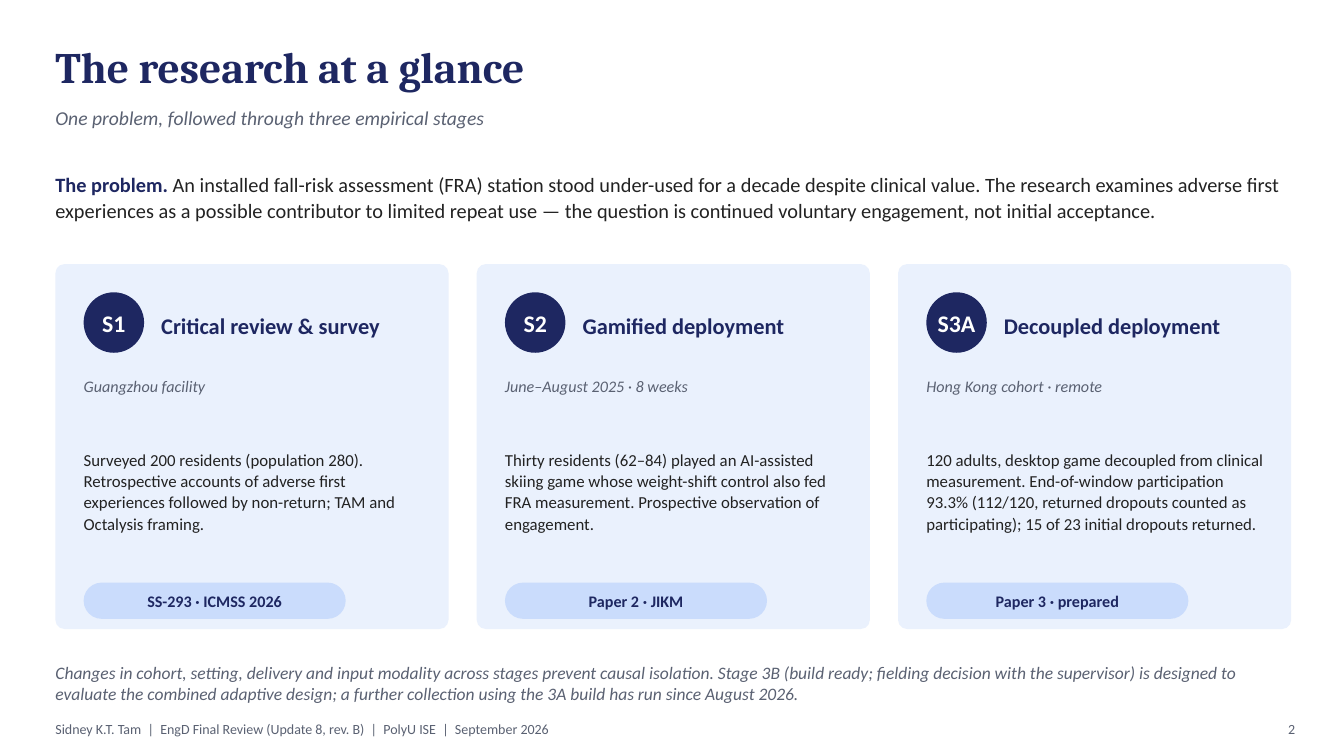
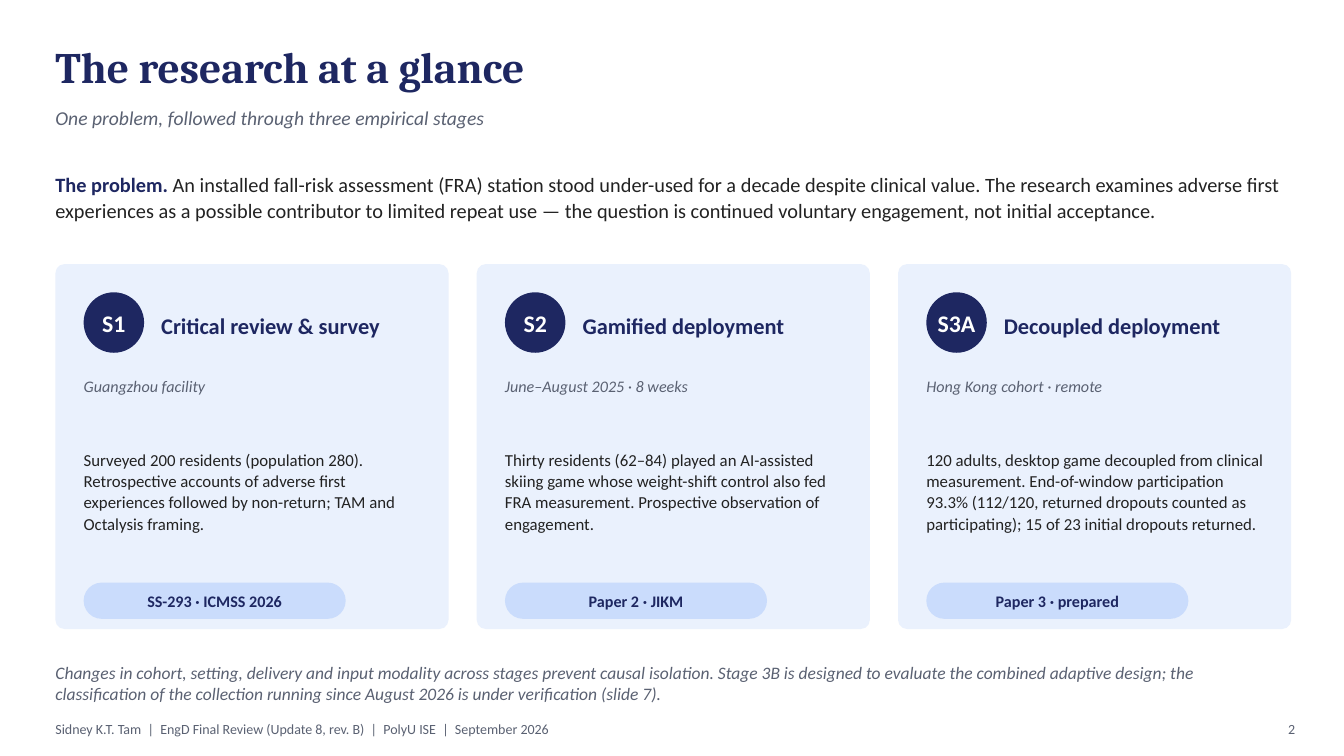
Before and after one commit to leicatam/gamification, a slide deck: slide 2 of docs/presentations/EngD_Update_8_Final_Review_September2026_revB.pptx. Drawn at 1344x756 pixels with LibreOffice and Linux fonts; fonts in the diff are those of the drawing. Boxes give left, top, right and bottom in pixels: in the first picture for what was removed or moved away, otherwise in the second. Text is boxed around its words. In the diff, an @@ line names an element or a change of style, - is before the commit and + after.

```diff
--- a/docs/presentations/EngD_Update_8_Final_Review_September2026_revB.pptx
+++ b/docs/presentations/EngD_Update_8_Final_Review_September2026_revB.pptx
@@ text at [55, 667, 1193, 703]: text changed @@
-Changes in cohort, setting, delivery and input modality across stages prevent causal isolation. Stage 3B (build ready; fielding decision with the supervisor) is designed to evaluate the combined adaptive design; a further collection using the 3A build has run since August 2026.
+Changes in cohort, setting, delivery and input modality across stages prevent causal isolation. Stage 3B is designed to evaluate the combined adaptive design; the classification of the collection running since August 2026 is under verification (slide 7).
```
Also in this commit, not shown: 3 other slides changed, 1 other file.
